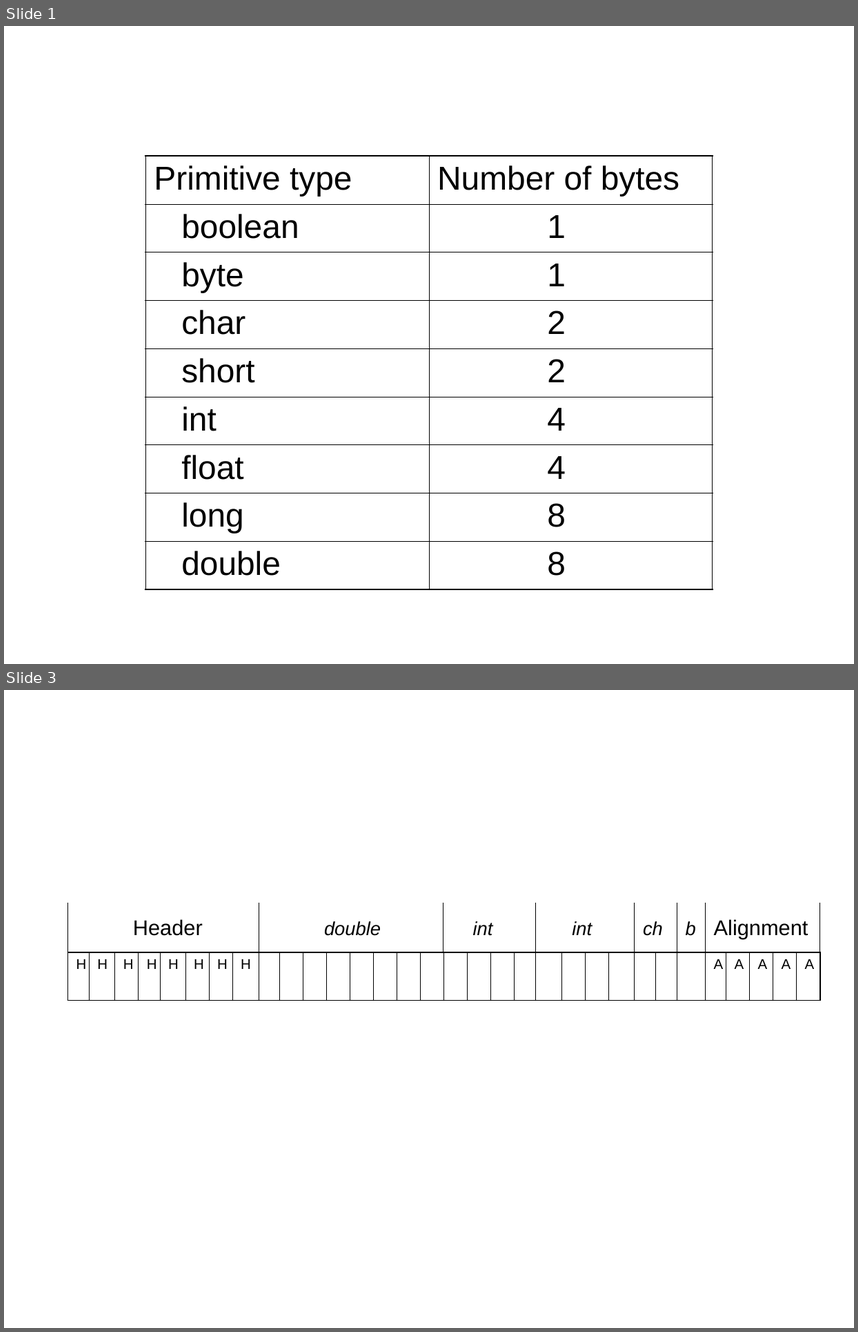
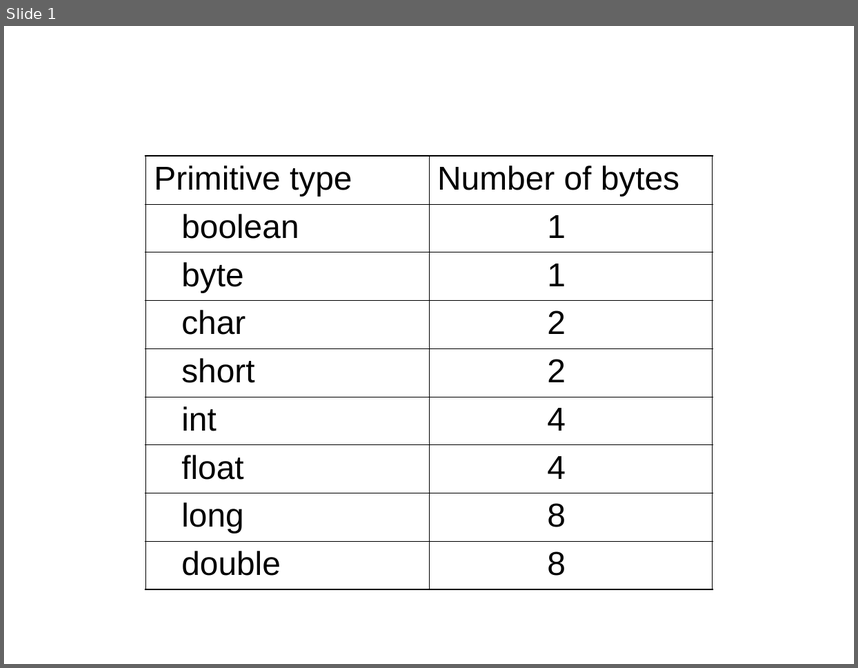
Before and after one commit to TheRuncibleTuner/bloatbook, a slide deck: Figures/chapter4/primitive-byte-sizes.ppt. Shown one above the other, each under a label of ours: slides 1 and 3 before the commit, slide 1 after it; the slides between them are not shown. The pictures are 858x1332 and 858x668 pixels, drawn with LibreOffice and Linux fonts; fonts in the diff are those of the drawing. Boxes give left, top, right and bottom in pixels: in the first picture for what was removed or moved away, otherwise in the second. Text is boxed around its words. In the diff, an @@ line names an element or a change of style, - is before the commit and + after.

```diff
--- a/Figures/chapter4/primitive-byte-sizes.ppt
+++ b/Figures/chapter4/primitive-byte-sizes.ppt
@@ slide 3 removed at box(4, 690, 854, 1328), background #FFFFFF @@
@@ table removed at box(67, 903, 820, 952), 1 rows, 7 columns @@
- |  |  |  |  |  | 
@@ text removed at box(133, 919, 203, 936) @@
-Header
@@ text removed at box(324, 921, 381, 936) @@
-double
@@ text removed at box(473, 921, 493, 936) @@
-int
@@ text removed at box(572, 921, 592, 936) @@
-int
@@ text removed at box(643, 921, 663, 936) @@
-ch
@@ text removed at box(686, 921, 696, 936) @@
-b
@@ text removed at box(714, 919, 809, 938) @@
-Alignment
@@ table removed at box(67, 952, 824, 1000), 1 rows, 32 columns @@
-H | H | H | H | H | H | H | H |  |  |  |  |  |  |  |  |  |  |  |  |  |  |  |  |  |  |  | A | A | A | A | A
```
Also in this commit, not shown: 1 slide changed, 7 other files.
